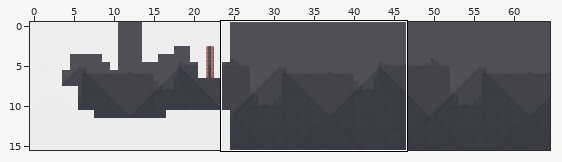
Tiled map: assets/maps/level1.tmx. The picture above shows the old version from afar; the outline marks the close-up.
Close-up. Old version:
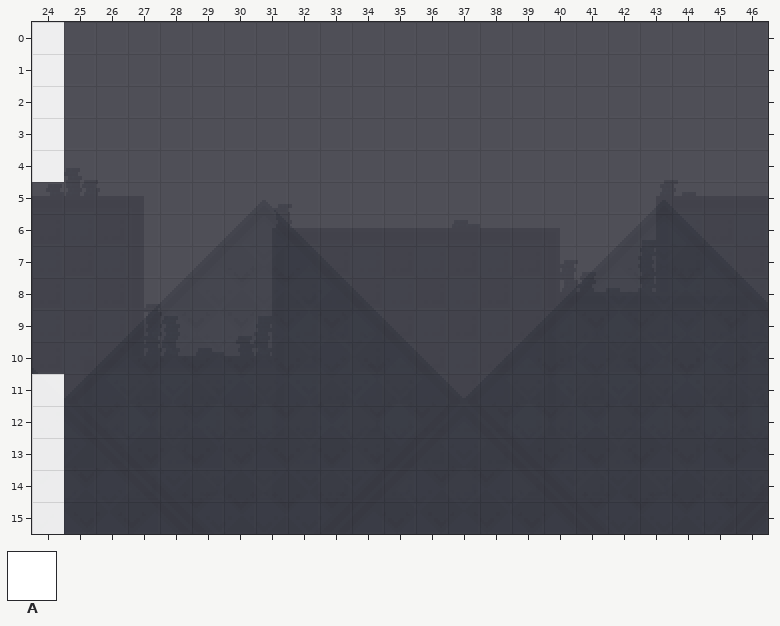
Cells are 16x16 px. Shown: x 24..46, y 0..15. The commit also changed other parts of the map, which this record leaves out. The old version is drawn lined up with the new one.
Key: from "Chess": A 15.
_ is an empty cell.
Layers that did not change in this view are not listed.
Layer "Tiles" before, first column x 24:
 0 A______________________
 1 A______________________
 2 A______________________
 3 A______________________
 4 A______________________
 5 _______________________
 6 _______________________
 7 _______________________
 8 _______________________
 9 _______________________
10 _______________________
11 A______________________
12 A______________________
13 A______________________
14 A______________________
15 A______________________
The same view after the edit:
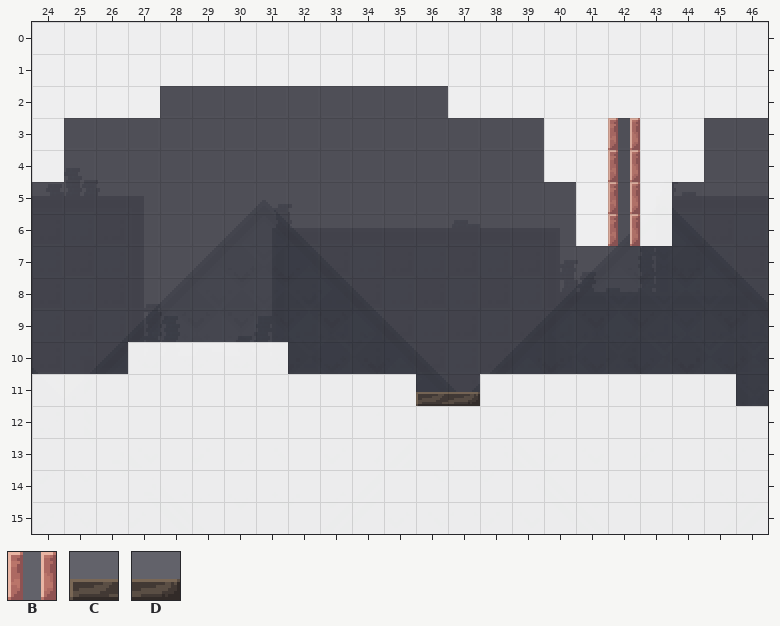
Further tiles: from "Chess": B 66, C 68, D 69.
The exact change:
map size 50x16 -> 100x16 cells
Layer "Tiles":
y 0..1: x 25..46 ______________________ -> AAAAAAAAAAAAAAAAAAAAAA
y 2: x 25..27 ___ -> AAA; x 37..46 __________ -> AAAAAAAAAA
y 3..4: x 40..44 _____ -> AABAA
y 5..6: x 41..43 ___ -> ABA
y 10: x 27..31 _____ -> AAAAA
y 11: x 25..45 _____________________ -> AAAAAAAAAAACDAAAAAAAA
y 12..15: x 25..46 ______________________ -> AAAAAAAAAAAAAAAAAAAAAA
Where, in picture pixels (left, top, right, bottom), the same in both close-ups:
added: (64, 22, 768, 246)
added: (64, 342, 768, 534)
